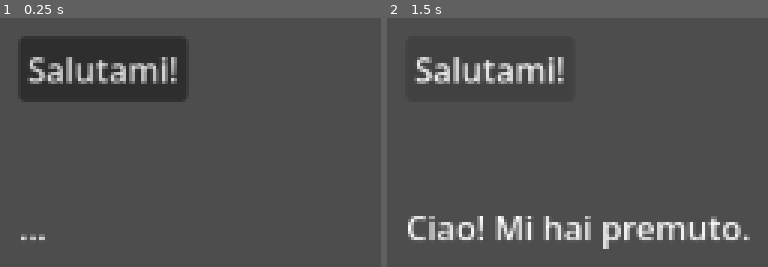
Above: before the commit, frames 1-2 (left to right).
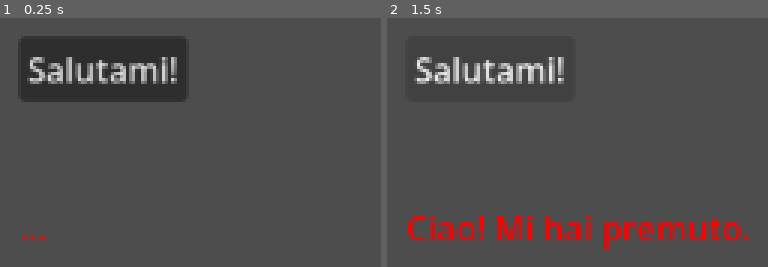
Above: after the commit, the same moments.

Repository: nicolaregge-pulse/corso-godot
Game: Godot game, scene res://main.tscn
The game is run twice, just before and just after one commit, with the same random seed, the same clock (stepped at 60 frames per second) and the same inputs.
Inputs:
- Up to frame 1 (0.25 s): no input
- Up to frame 2 (1.5 s): click "Salutami!" at 0.5 s; click "Salutami!" at 1.25 s

The runs differ from the first frame. In frame 1, 0.1% of the frame differs, in the area x 5-12%, y 86-90%; in frame 2, 4.6%, in the area x 5-96%, y 79-93%.

Commit message:
Eserciziario v0.12: controllo completo + guide passo passo a tutti gli esercizi
- Verificato con Godot che i codici 1-4 girano puliti; blocchi eserciziario
  coerenti con i file soluzione (corretta incoerenza Es 1: mancava la riga
  del colore nel file soluzione).
- Riscritta la guida dell'Es 1 (ambiente 2D per primo; nomi esatti dei
  pulsanti; tasto destro per lo script; codice da copiare dal FILE, non dal
  PDF; 'a cosa serve' per ogni pezzo).
- Aggiunta la stessa guida passo passo agli Es 2, 3, 4.
- Bug corretto: mancava lo stacco e il titolo 'Esercizio BOSS' dopo l'Es 4.

- eserciziario: v0.11 -> v0.12

Co-Authored-By: Claude Opus 4.8 <noreply@anthropic.com>
Claude-Session: https://claude.ai/code/session_01Vq5FU5TvjomBhpm5HhNzUc

Diff:
--- a/esercizi/01-bottone-che-saluta/main.gd
+++ b/esercizi/01-bottone-che-saluta/main.gd
@@ -3,20 +3,23 @@
 # Ponte da Lazarus: è il tuo Button1Click che cambia una Caption.
 #
 # Convenzione dei nomi: la VARIABILE finisce in "Var", il NODO nella scena
-# finisce in "Scena". Cosi' si capisce a colpo d'occhio chi e' chi.
+# finisce in "Scena".
 
 @onready var bottoneVar: Button = $bottoneScena
 @onready var etichettaVar: Label = $etichettaScena
 
 func _ready() -> void:
-	# Posizioniamo i due elementi così non si sovrappongono
+	# Mettiamo il bottone e la scritta in due punti diversi
 	bottoneVar.position = Vector2(100, 100)
-	bottoneVar.text = "Salutami!"          # <- come Button.Caption in Lazarus
+	bottoneVar.text = "Salutami!"
 	etichettaVar.position = Vector2(100, 180)
 	etichettaVar.text = "..."
-	# Colleghiamo il "click" (segnale pressed) alla nostra funzione
+	# FALLO TUO: cambia il colore della scritta (rosso, verde, blu da 0 a 1)
+	etichettaVar.add_theme_color_override("font_color", Color(1, 0, 0))
+	# Colleghiamo il click del bottone (il segnale "pressed") alla nostra funzione
 	bottoneVar.pressed.connect(_quando_premo)
 
-# Questa e' come il tuo Button1Click di Lazarus
+# Questa è come il tuo Button1Click di Lazarus
 func _quando_premo() -> void:
+	# FALLO TUO: scrivi qui il TUO saluto
 	etichettaVar.text = "Ciao! Mi hai premuto."
Not shown, added: manuale/eserciziario-v0.12.pdf
Not shown, changed: manuale/eserciziario.md
